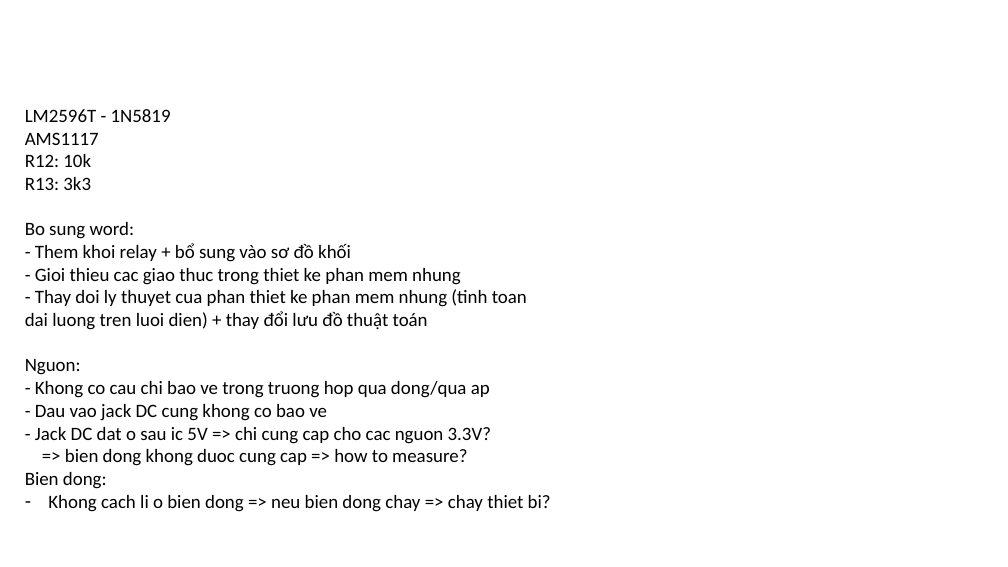
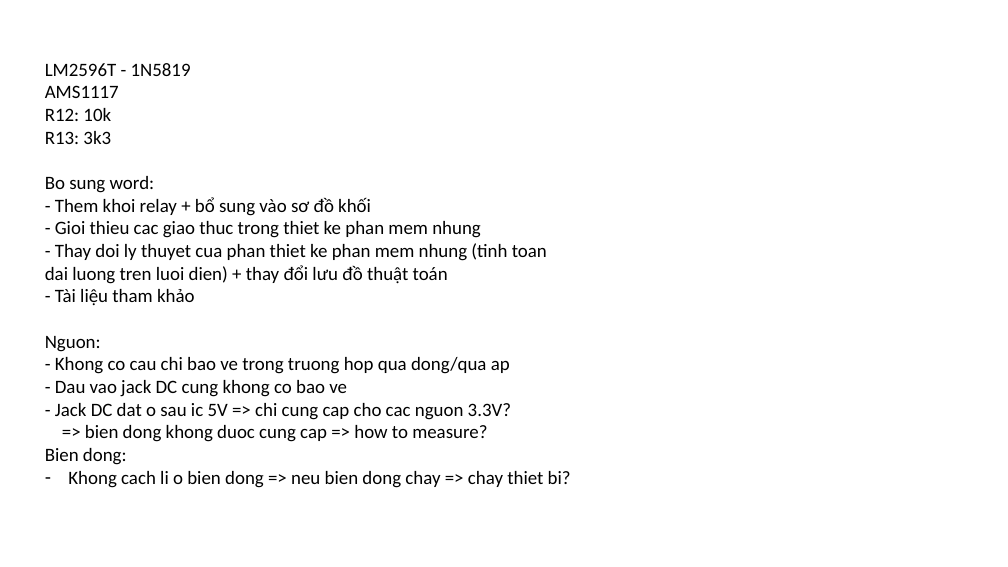
Before and after one commit to deltax1099/DATN, a slide deck: slide 1 of note.pptx. Drawn at 1008x567 pixels with LibreOffice and Linux fonts; fonts in the diff are those of the drawing. Boxes give left, top, right and bottom in pixels: in the first picture for what was removed or moved away, otherwise in the second. Text is boxed around its words. In the diff, an @@ line names an element or a change of style, - is before the commit and + after.

```diff
--- a/note.pptx
+++ b/note.pptx
@@ text "LM2596T - 1N5819": place and size @@
-text "LM2596T - 1N5819" at [25,109,551,512]
+text "LM2596T - 1N5819" at [45,63,571,488]
@@ text at [55,289,195,305]: paragraph added @@
+- Tài liệu tham khảo
```
Also in this commit, not shown: 1 other file.
